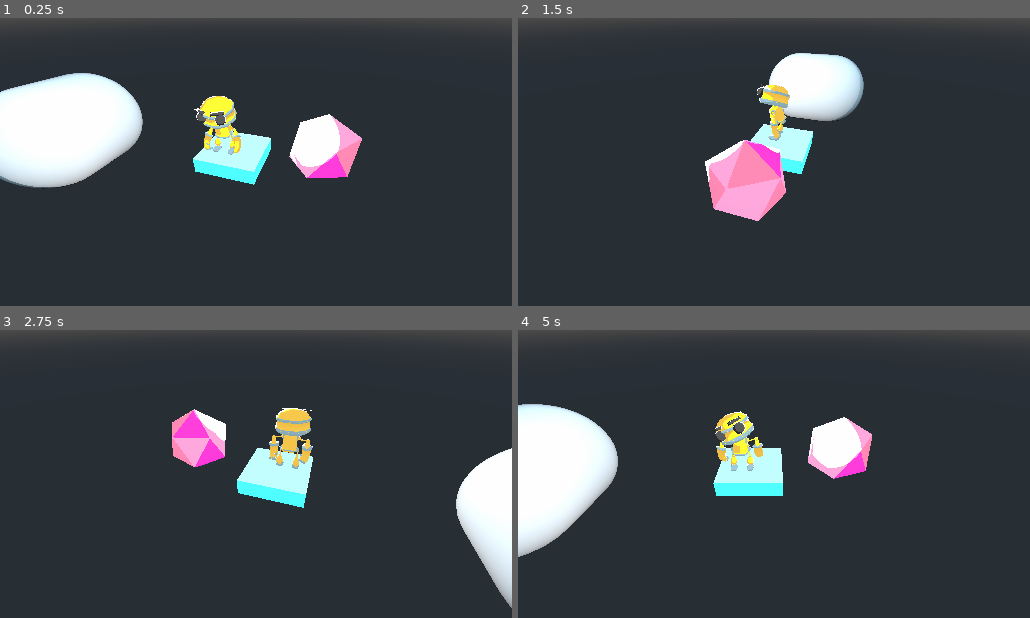
Above: before the commit, frames 1-4 (two rows, left to right).
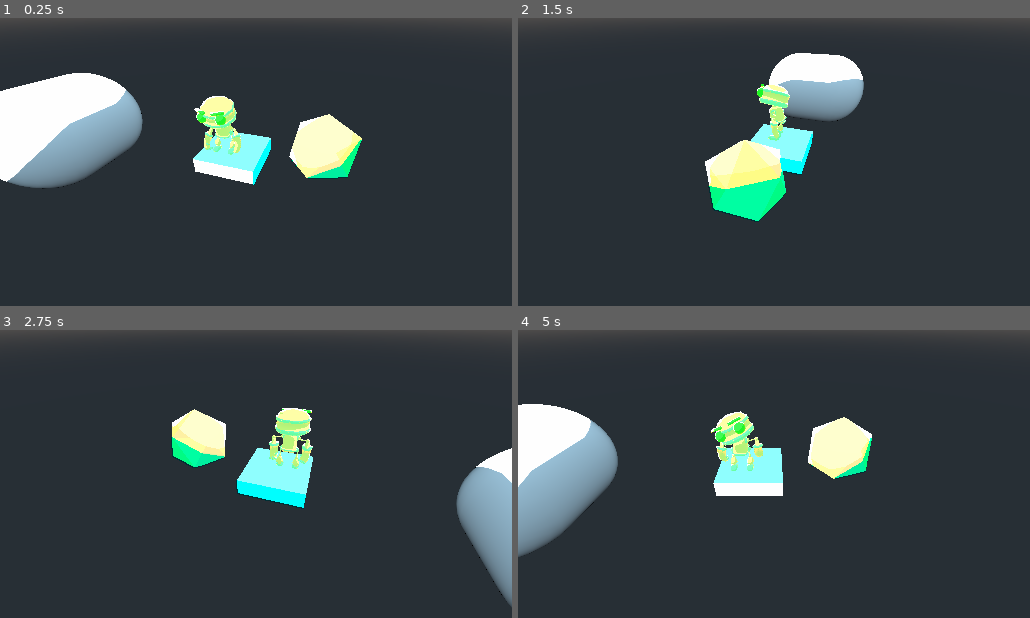
Above: after the commit, the same moments.

Repository: deakcor/palette_shadow_material_shader
Game: Godot game, scene res://scene/test.tscn
Two runs of this game, one before a commit and one after it. Both use one fixed random seed, a clock stepped at 60 frames per second and the inputs below.
Inputs:
- Up to frame 1 (0.25 s): no input
- Up to frame 2 (1.5 s): no input
- Up to frame 3 (2.75 s): no input
- Up to frame 4 (5 s): no input

The runs differ from the first frame. In frame 1, 9.8% of the frame differs, in the area x 0-71%, y 19-59%; in frame 2, 7.1%; in frame 3, 8.3%; in frame 4, 10%, in the area x 0-70%, y 25-79%.

Commit message:
fix specular on example

Diff:
--- a/example/3D/gem.tscn
+++ b/example/3D/gem.tscn
@@ -8,8 +8,8 @@
 shader = ExtResource( 1 )
 shader_param/color_light = Color( 0.67451, 0.203922, 0.203922, 0 )
 shader_param/color_shadow = Color( 0.337255, 0.152941, 0.152941, 0 )
-shader_param/specular_color = Color( 0.941176, 0.941176, 0.941176, 1 )
-shader_param/glow_reduction = 32.0
+shader_param/shine_color = Color( 0.901961, 0.901961, 0.901961, 0.843137 )
+shader_param/glow_reduction = 5.0
 shader_param/rim_amount = 0.75
 shader_param/step = 0.5
 shader_param/palette = ExtResource( 2 )
--- a/example/scene/test.tscn
+++ b/example/scene/test.tscn
@@ -98,5 +98,6 @@
 mesh = SubResource( 4 )
 material/0 = null
 
-[node name="OmniLight" type="OmniLight" parent="."]
-transform = Transform( 1, 0, 0, 0, 1, 0, 0, 0, 1, 0.0538459, 1.75517, 1.11698 )
+[node name="OmniLight" type="DirectionalLight" parent="."]
+transform = Transform( 0.146924, 0.882677, -0.446424, -0.27594, 0.46998, 0.838437, 0.949879, -1.41543e-08, 0.312617, 0.0538459, 1.75517, 1.11698 )
+light_energy = 0.5
